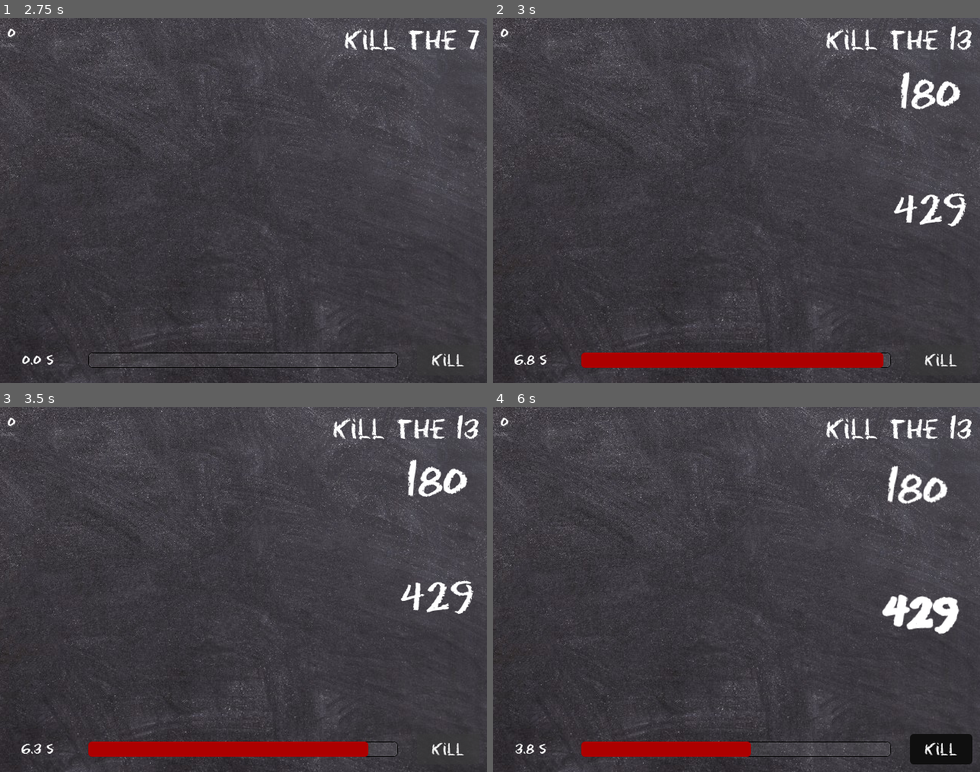
Above: before the commit, frames 1-4 (two rows, left to right).
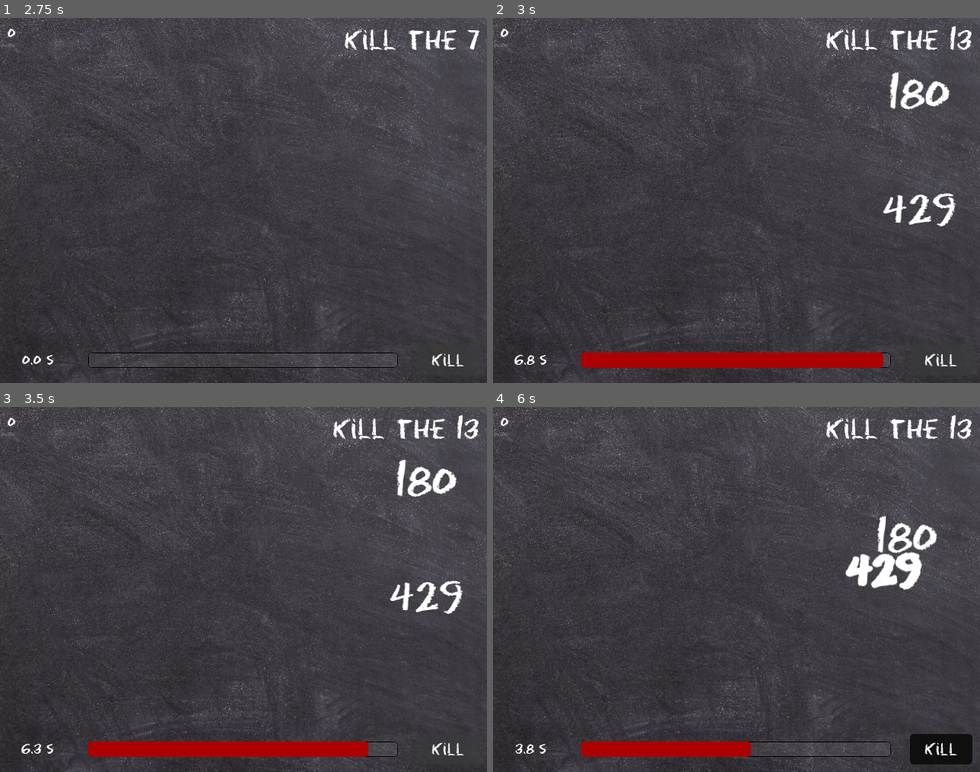
Above: after the commit, the same moments.

Repository: AntDum/UngodlyNumber
Game: Godot game, scene res://scenes/menu/main_menu.tscn
Same seed, same stepped clock (60 frames per second), same inputs: the game is played once before the commit and once after it.
Inputs (mouse positions are in pixels of both pictures, inside the frame that each line leads up to):
- Up to frame 1 (2.75 s): click "Play" at 0.5 s; click "Play" at 1.25 s; click "Kill" at 2 s
- Up to frame 2 (3 s): click "Kill" at 2.75 s
- Up to frame 3 (3.5 s): no input
- Up to frame 4 (6 s): click "Kill" at 3.5 s; drag from (931, 483) to (931, 596) at 4.27 s; drag from (931, 596) to (931, 483) at 5.02 s; move the mouse to (785, 509) at 5.77 s; click (785, 509) at 5.92 s

Frame 1 is identical in both runs. In frame 2, 1.5% of the frame differs, in the area x 80-98%, y 14-58%; in frame 3, 1.5%; in frame 4, 3.2%, in the area x 72-96%, y 16-63%.
Error in both runs: Invalid access to property or key 'is_ungodly' on a base object of type 'Nil'. (res://scripts/game_manager.gd:70)

Commit message:
Add follow

Diff:
--- a/default_bus_layout.tres
+++ b/default_bus_layout.tres
@@ -5,11 +5,11 @@
 bus/1/solo = false
 bus/1/mute = false
 bus/1/bypass_fx = false
-bus/1/volume_db = 0.0
+bus/1/volume_db = -1.71923
 bus/1/send = &"Master"
 bus/2/name = &"SFX"
 bus/2/solo = false
 bus/2/mute = false
 bus/2/bypass_fx = false
-bus/2/volume_db = 0.0
+bus/2/volume_db = -1.91699
 bus/2/send = &"Master"
--- a/scenes/Level.tscn
+++ b/scenes/Level.tscn
@@ -41,6 +41,7 @@
 
 [node name="RoundLostSoundPlayer" type="AudioStreamPlayer" parent="GameManager"]
 stream = ExtResource("6_ax7ne")
+volume_db = -13.929
 bus = &"SFX"
 
 [node name="OnKillSoundPlayer" type="AudioStreamPlayer" parent="GameManager"]
--- a/scenes/lost.tscn
+++ b/scenes/lost.tscn
@@ -6,6 +6,7 @@
 script = ExtResource("1_5scu2")
 
 [node name="PanelContainer" type="PanelContainer" parent="."]
+custom_minimum_size = Vector2(250, 0)
 anchors_preset = 8
 anchor_left = 0.5
 anchor_top = 0.5
--- a/scenes/number.gd
+++ b/scenes/number.gd
@@ -2,6 +2,7 @@
 class_name Number
 
 @export var speed = 100
+@export var speed_following = 250
 @export var min_change_direction_time = 1.5
 @export var max_change_direction_time = 3.0
 @export var min_idle_time = 0.5
@@ -23,6 +24,7 @@
 var rng = RandomNumberGenerator.new()
 
 var is_ungodly = false
+var is_selected = false
 
 const raw_primes = [2, 3, 5, 7, 11, 13, 17, 19, 23, 29, 31, 37, 41, 43, 47, 53, 59, 61, 67, 71, 73, 79, 83, 89, 97, 101 …(711 unchanged characters)…
 var prime_weight : PackedFloat32Array = [0.5, 0.3333333333333333, 0.2, 0.14285714285714285, 0.09090909090909091, 0.0769 …(3647 unchanged characters)…
@@ -39,15 +41,23 @@
 
 	_change_direction()
 
+#region: Mouvement and drag section
+
 func _physics_process(delta: float) -> void:
 	time_since_change += delta
 
+	if not is_selected:
+		if ray_cast_2d.is_colliding() or time_since_change >= change_direction_time:
+			_change_direction()
+			time_since_change = 0.0
+		velocity = direction * speed * delta * 60
+	else:
+		_follow_mouse()
+		if global_position.distance_to(get_global_mouse_position()) > 50:
+			velocity = direction * speed_following * delta * 60
+		else:
+			velocity = Vector2.ZERO
 
-	if ray_cast_2d.is_colliding() or time_since_change >= change_direction_time:
-		_change_direction()
-		time_since_change = 0.0
-
-	velocity = direction * speed * delta * 60
 
 	if velocity.length() > 1:
 		animation_player.play("walk")
@@ -65,6 +75,32 @@
 	else:
 		direction = Vector2.ZERO
 	is_idle = not is_idle
+
+func _follow_mouse() -> void:
+	direction = global_position.direction_to(get_global_mouse_position())
+
+func _on_area_2d_input_event(viewport: Node, event: InputEvent, shape_idx: int) -> void:
+	if event is InputEventMouseButton:
+		if event.pressed:
+			EventBus.selected.emit(self)
+
+func _on_selection(number: Number):
+	if number == self:
+		_get_selected()
+	else:
+		_get_unselected()
+
+func _get_selected():
+	is_selected = true
+	$Value.get_label_settings().outline_size = 10
+
+func _get_unselected():
+	is_selected = false
+	$Value.get_label_settings().outline_size = 0
+
+#endregion
+
+#region: Number section
 
 func randomize_to_ungodly(max: int, ungodly : int):
 	is_ungodly = true
@@ -124,8 +160,6 @@
 
 	assert(sanity_check == value, "ERROR on value generation")
 
-
-
 func from_factors(factors: Array, is_ungodly: bool):
 	self.is_ungodly = is_ungodly
 	value = 1
@@ -134,21 +168,4 @@
 		prime_factors.append(f)
 	$Value.text = str(value)
 
-
-func _on_area_2d_input_event(viewport: Node, event: InputEvent, shape_idx: int) -> void:
-	if event is InputEventMouseButton:
-		if event.pressed:
-			EventBus.selected.emit(self)
-
-
-func _on_selection(number: Number):
-	if number == self:
-		_get_selected()
-	else:
-		_get_unselected()
-
-func _get_selected():
-	$Value.get_label_settings().outline_size = 10
-
-func _get_unselected():
-	$Value.get_label_settings().outline_size = 0
+#endregion:number
--- a/scenes/number.tscn
+++ b/scenes/number.tscn
@@ -3,13 +3,14 @@
 [ext_resource type="Script" uid="uid://dls66jxadmxj1" path="res://scenes/number.gd" id="1_1u5is"]
 
 [sub_resource type="CircleShape2D" id="CircleShape2D_ctckn"]
-radius = 35.0
+radius = 39.0
 
 [sub_resource type="LabelSettings" id="LabelSettings_1u5is"]
 font_size = 50
 outline_color = Color(0.105882, 0.643137, 0.239216, 1)
 
 [sub_resource type="CircleShape2D" id="CircleShape2D_1u5is"]
+radius = 24.1868
 
 [sub_resource type="Animation" id="Animation_ctckn"]
 length = 0.001
--- a/singletons/bckg_music.tscn
+++ b/singletons/bckg_music.tscn
@@ -7,3 +7,4 @@
 volume_db = -18.571
 autoplay = true
 bus = &"Music"
+parameters/looping = true
